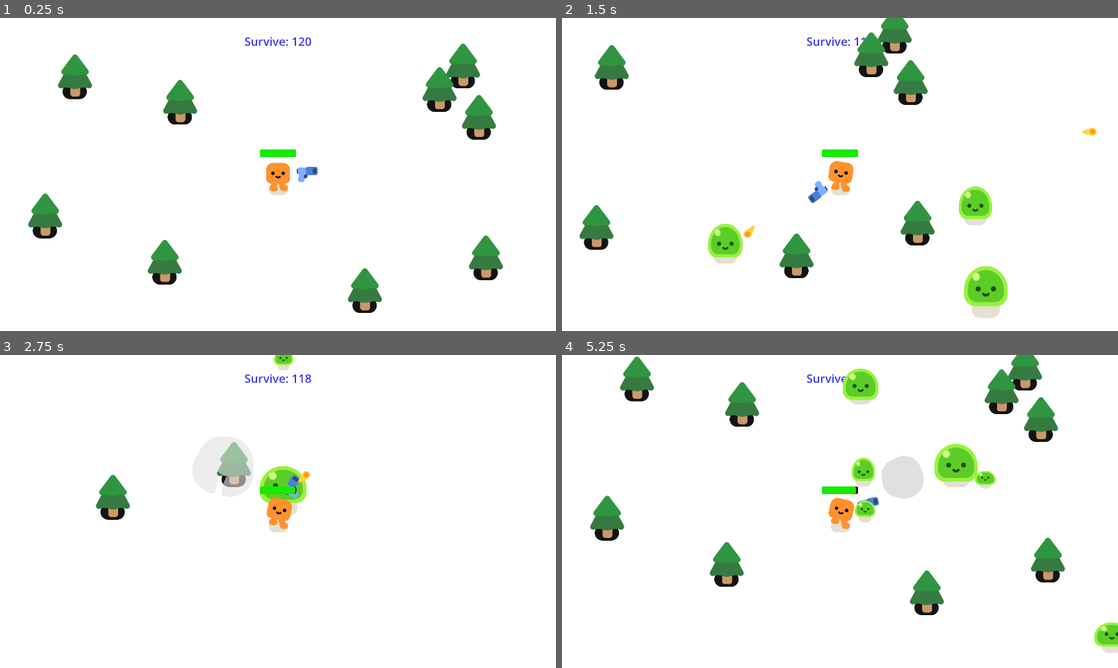
Above: before the commit, frames 1-4 (two rows, left to right).
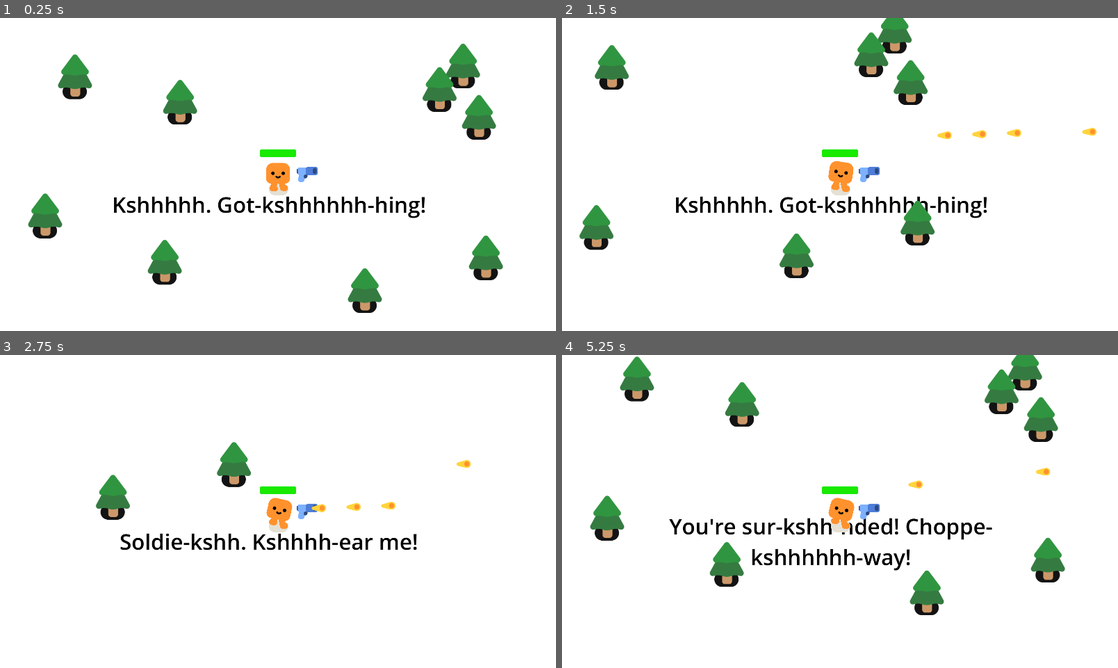
Above: after the commit, the same moments.

Repository: Greninja56/SurvivorGame
Game: Godot game, scene res://survivors_game.tscn
Two runs of this game, one before a commit and one after it. Both use one fixed random seed, a clock stepped at 60 frames per second and the inputs below.
Inputs:
- Up to frame 1 (0.25 s): no input
- Up to frame 2 (1.5 s): hold D (move_right) 0.53-1.28 s; hold S (move_down) from 1.28 s (still down)
- Up to frame 3 (2.75 s): release S (move_down) at 2.03 s; hold D (move_right) from 2.03 s (still down)
- Up to frame 4 (5.25 s): release D (move_right) at 2.78 s; hold W (move_up) 2.78-3.53 s; hold A (move_left) 3.53-5.03 s; hold S (move_down) from 5.03 s (still down)

The runs differ from the first frame. In frame 1, 1.3% of the frame differs, in the area x 20-77%, y 6-64%; in frame 2, 3.9%; in frame 3, 2.9%; in frame 4, 5.2%, in the area x 19-100%, y 4-96%.

Commit message:
added a story!
added some exposition, kinda, balanced slimes and win timer for more fun

Diff:
--- a/2d-project-assets/mob.gd
+++ b/2d-project-assets/mob.gd
@@ -9,7 +9,7 @@
 
 func _physics_process(delta):
 	var direction = global_position.direction_to(player.global_position)
-	velocity = direction * 300.0
+	velocity = direction * 400.0
 	move_and_slide()
 
 func take_damage():
--- a/2d-project-assets/player.gd
+++ b/2d-project-assets/player.gd
@@ -15,7 +15,7 @@
 	else:
 		%HappyBoo.play_idle_animation()
 
-	const DAMAGE_RATE = 5.0
+	const DAMAGE_RATE = 10.0
 	var overlapping_mobs = %HurtBox.get_overlapping_bodies()
 	if overlapping_mobs.size() > 0:
 		health -= DAMAGE_RATE * overlapping_mobs.size() * delta
--- a/2d-project-assets/survivors_game.gd
+++ b/2d-project-assets/survivors_game.gd
@@ -1,10 +1,24 @@
 extends Node2D
 
-var time_left = 120
+var time_left = 60
+
+var story_index = 0
+
+var story_list = [
+	"Kshhhhh. Got-kshhhhhh-hing!",
+	"Soldie-kshh. Kshhhh-ear me!",
+	"You're sur-kshh-nded! Choppe-kshhhhhh-way!",
+	"Survive unt-kshh-e get there!"
+]
 
 func _ready():
+	%StoryLabel.text = story_list[0]
+	%StoryTimer.start()
+
+func start_game():
 	%Countdown.text = "Survive: " + str(time_left)
 	%WinTimer.start()
+	%Timer.start()
 
 func spawn_mob():
 	var new_mob = preload("res://mob.tscn").instantiate()
@@ -22,10 +36,18 @@
 	%GameOver.visible = true
 	get_tree().paused = true
 
-
 func _on_win_timer_timeout() -> void:
 	time_left -= 1
 	%Countdown.text = "Survive: " + str(time_left)
 	if time_left <= 0:
 		%Victory.visible = true
 		get_tree().paused = true
+
+func _on_story_timer_timeout() -> void:
+	story_index += 1
+	if story_index < story_list.size():
+		%StoryLabel.text = story_list[story_index]
+		%StoryTimer.start()
+	else:
+		%StoryLabel.visible = false
+		start_game()
--- a/2d-project-assets/survivors_game.tscn
+++ b/2d-project-assets/survivors_game.tscn
@@ -32,10 +32,23 @@
 grow_horizontal = 2
 theme_override_colors/font_color = Color(0.23921569, 0.21960784, 0.9647059, 1)
 theme_override_font_sizes/font_size = 40
-text = "whats good
+text = "
 "
 horizontal_alignment = 1
 vertical_alignment = 1
+
+[node name="StoryLabel" type="Label" parent="CanvasLayer" unique_id=555148338]
+unique_name_in_owner = true
+offset_left = 329.0
+offset_top = 293.0
+offset_right = 1529.0
+offset_bottom = 993.0
+theme_override_colors/font_color = Color(0, 0, 0, 1)
+theme_override_font_sizes/font_size = 75
+text = "que pasa"
+horizontal_alignment = 1
+vertical_alignment = 1
+autowrap_mode = 3
 
 [node name="Player" parent="." unique_id=386298152 instance=ExtResource("1_3cish")]
 position = Vector2(929, 495)
@@ -77,8 +90,8 @@
 position = Vector2(125, 695)
 
 [node name="Timer" type="Timer" parent="." unique_id=155379037]
+unique_name_in_owner = true
 wait_time = 0.3
-autostart = true
 
 [node name="GameOver" type="CanvasLayer" parent="." unique_id=658550123]
 unique_name_in_owner = true
@@ -139,6 +152,11 @@
 [node name="WinTimer" type="Timer" parent="." unique_id=1783993796]
 unique_name_in_owner = true
 
+[node name="StoryTimer" type="Timer" parent="." unique_id=344683127]
+unique_name_in_owner = true
+wait_time = 2.0
+
 [connection signal="health_depleted" from="Player" to="." method="_on_player_health_depleted"]
 [connection signal="timeout" from="Timer" to="." method="_on_timer_timeout"]
 [connection signal="timeout" from="WinTimer" to="." method="_on_win_timer_timeout"]
+[connection signal="timeout" from="StoryTimer" to="." method="_on_story_timer_timeout"]
